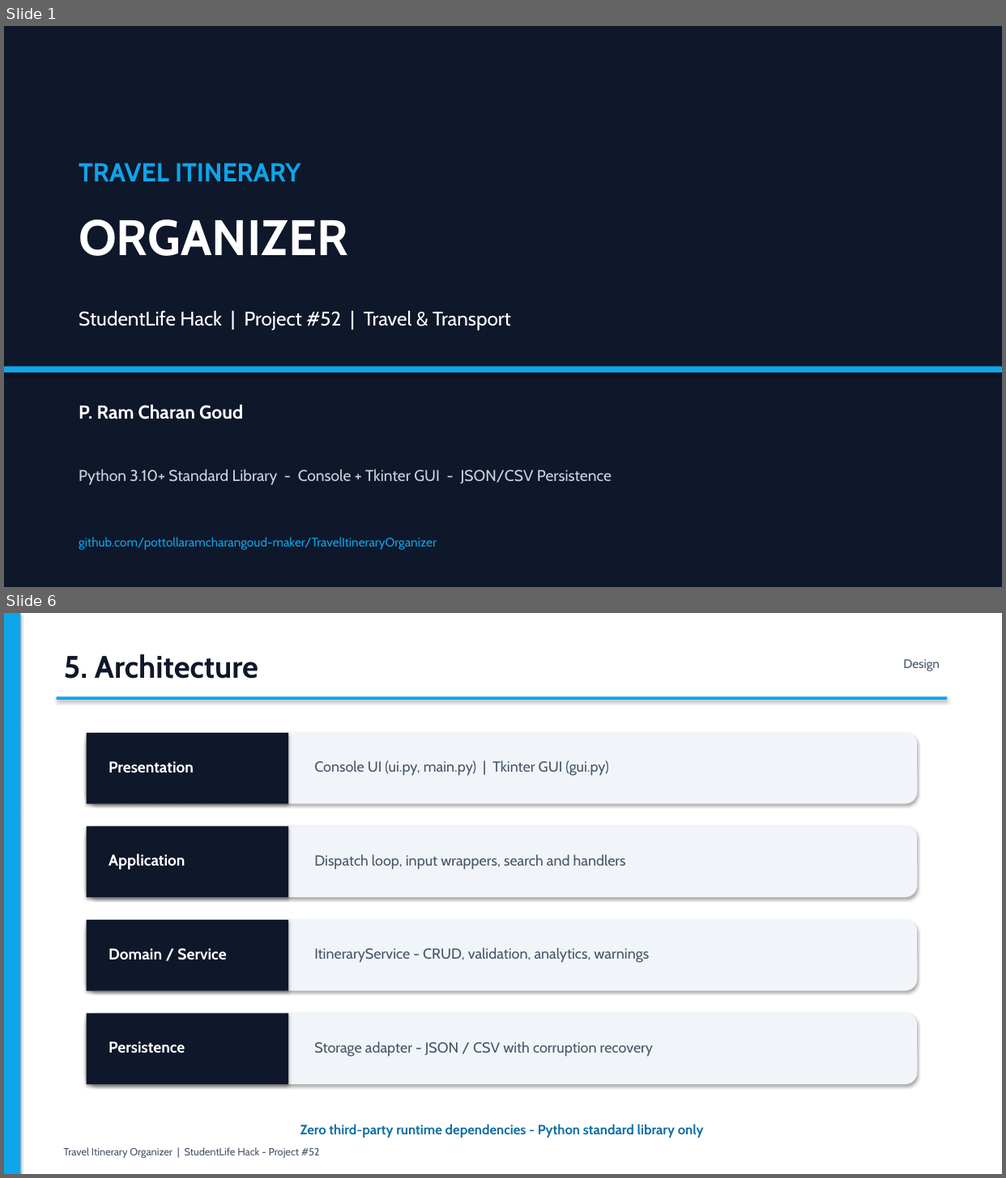
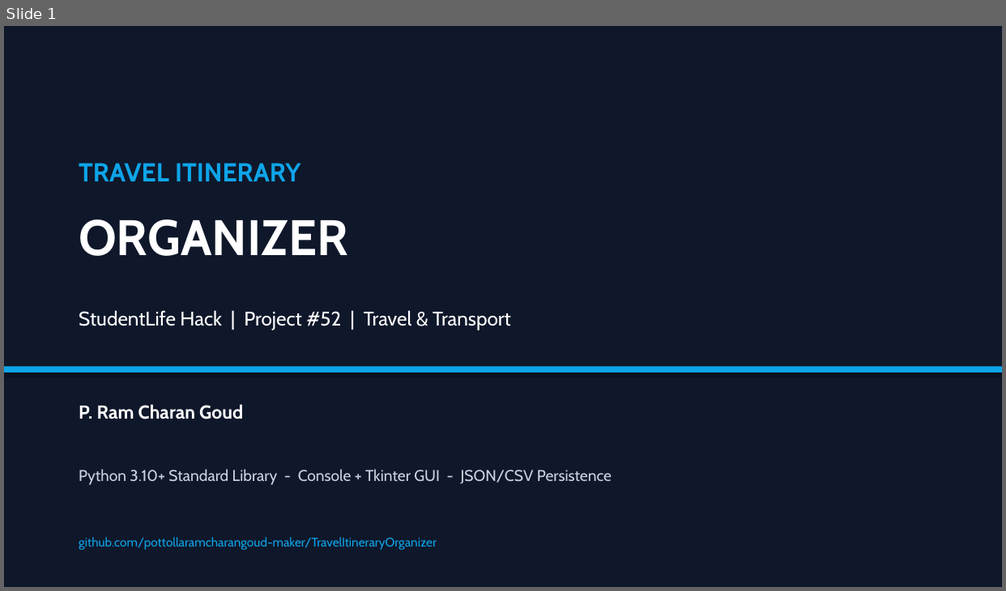
Before and after one commit to pottollaramcharangoud-maker/TravelItineraryOrganizer, a slide deck: TravelItineraryOrganizer_Presentation.pptx. Shown one above the other, each under a label of ours: slides 1 and 6 before the commit, slide 1 after it; the slides between them are not shown. The pictures are 1006x1178 and 1006x591 pixels, drawn with LibreOffice and Linux fonts; fonts in the diff are those of the drawing. Boxes give left, top, right and bottom in pixels: in the first picture for what was removed or moved away, otherwise in the second. Text is boxed around its words. In the diff, an @@ line names an element or a change of style, - is before the commit and + after.

```diff
--- a/TravelItineraryOrganizer_Presentation.pptx
+++ b/TravelItineraryOrganizer_Presentation.pptx
@@ slide 6 removed at [4, 613, 1002, 1174], background #FFFFFF @@
@@ rectangle removed at [4, 613, 1002, 1174] @@
@@ rectangle removed at [4, 613, 20, 1174] @@
@@ text removed at [64, 654, 258, 679] @@
-5. Architecture
@@ text removed at [903, 659, 940, 671] @@
-Design
@@ rectangle removed at [57, 697, 948, 700] @@
@@ rounded rectangle removed at [87, 733, 918, 804] @@
@@ rectangle removed at [87, 733, 288, 804] @@
@@ text removed at [108, 761, 194, 773] @@
-Presentation
@@ text removed at [314, 760, 608, 776] @@
-Console UI (ui.py, main.py) | Tkinter GUI (gui.py)
@@ rounded rectangle removed at [87, 826, 918, 897] @@
@@ rectangle removed at [87, 826, 288, 897] @@
@@ text removed at [108, 854, 185, 870] @@
-Application
@@ text removed at [314, 854, 626, 870] @@
-Dispatch loop, input wrappers, search and handlers
@@ rounded rectangle removed at [87, 920, 918, 991] @@
@@ rectangle removed at [87, 920, 288, 991] @@
@@ text removed at [108, 948, 226, 960] @@
-Domain / Service
@@ text removed at [314, 948, 649, 963] @@
-ItineraryService - CRUD, validation, analytics, warnings
@@ rounded rectangle removed at [87, 1013, 918, 1084] @@
@@ rectangle removed at [87, 1013, 288, 1084] @@
@@ text removed at [108, 1041, 185, 1054] @@
-Persistence
@@ text removed at [314, 1041, 653, 1057] @@
-Storage adapter - JSON / CSV with corruption recovery
@@ text removed at [300, 1124, 704, 1138] @@
-Zero third-party runtime dependencies - Python standard library only
@@ text removed at [64, 1148, 320, 1158] @@
-Travel Itinerary Organizer | StudentLife Hack - Project #52
```
Also in this commit, not shown: 7 slides changed, 1 slide added, 2 other slides removed, 1 other file.
